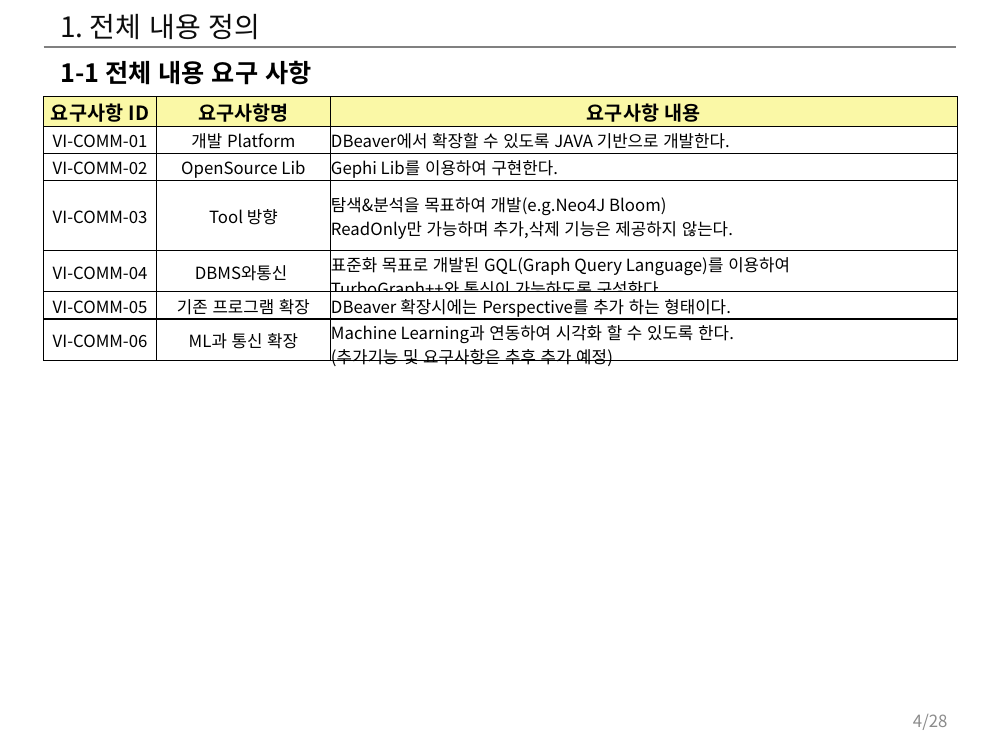
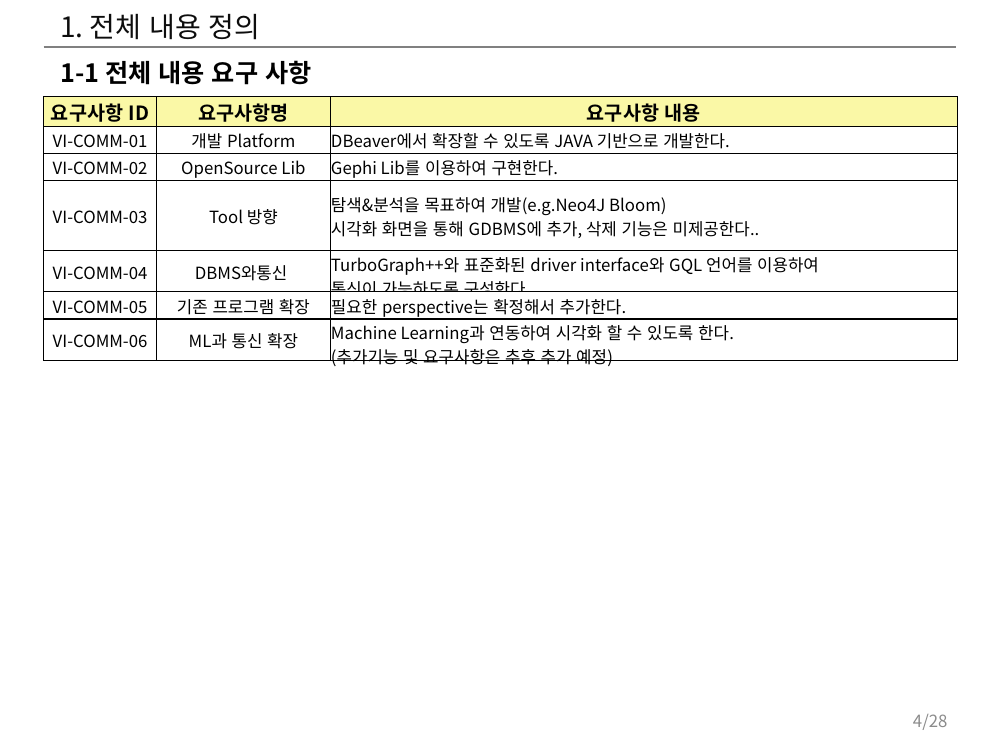
Before and after one commit to postech-dblab-iitp/visual-tool, a slide deck: slide 4 of ViT_docs/시각화도구_UI_UX_기획서.pptx. Drawn at 1008x756 pixels with LibreOffice and Linux fonts; fonts in the diff are those of the drawing. Boxes give left, top, right and bottom in pixels: in the first picture for what was removed or moved away, otherwise in the second. Text is boxed around its words. In the diff, an @@ line names an element or a change of style, - is before the commit and + after.

Commit message:
GDBMS를 위한 시각화 도구 설계 리뷰 후 수정 사항 적용. (Teams를통해 리뷰 진행)

```diff
--- a/ViT_docs/시각화도구_UI_UX_기획서.pptx
+++ b/ViT_docs/시각화도구_UI_UX_기획서.pptx
@@ table at <box>43,97,957,370</box> @@
-row 4, column 3: 탐색&분석을 목표하여 개발(e.g.Neo4J Bloom) ReadOnly만 가능하며 추가,삭제 기능은 제공하지 않는다.
+row 4, column 3: 탐색&분석을 목표하여 개발(e.g.Neo4J Bloom) / 시각화 화면을 통해 GDBMS에 추가, 삭제 기능은 미제공한다..
-row 5, column 3: 표준화 목표로 개발된 GQL(Graph Query Language)를 이용하여 / TurboGraph++와 통신이 가능하도록 구성한다.
+row 5, column 3: TurboGraph++와 표준화된 driver interface와 GQL 언어를 이용하여 / 통신이 가능하도록 구성한다.
-row 6, column 3: DBeaver 확장시에는 Perspective를 추가 하는 형태이다.
+row 6, column 3: 필요한 perspective는 확정해서 추가한다.
-row 7, column 3: Machine Learning과 연동하여 시각화 할 수 있도록 한다. (추가기능 및 요구사항은 추후 추가 예정)
+row 7, column 3: Machine Learning과 연동하여 시각화 할 수 있도록 한다. / (추가기능 및 요구사항은 추후 추가 예정)
```
Also in this commit, not shown: 7 other slides changed, 3 other files.
